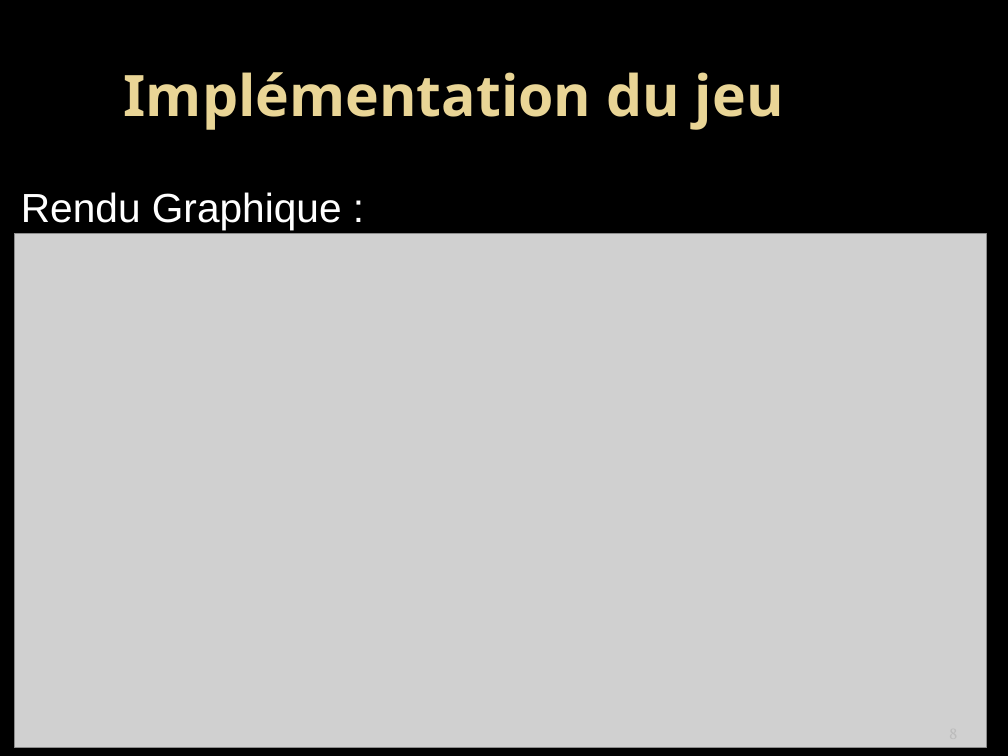
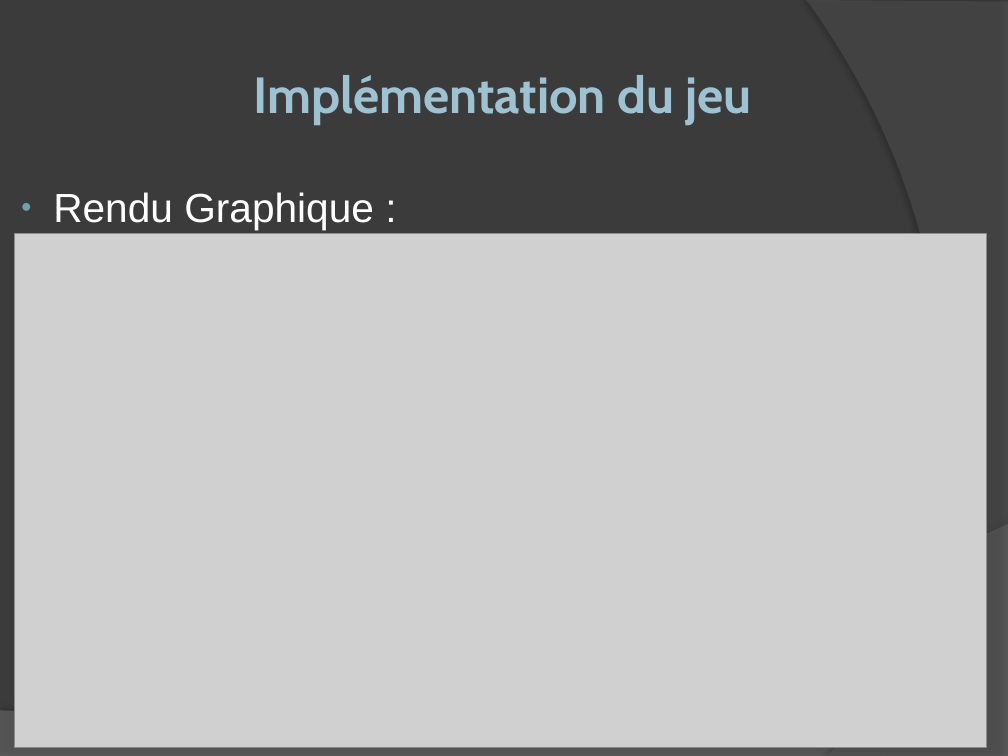
Before and after one commit to romaincarlsen/EtudesPratiques, a slide deck: slide 8 of Diapo Soutenance.pptx. Drawn at 1008x756 pixels with LibreOffice and Linux fonts; fonts in the diff are those of the drawing; grey boxes stand for pictures; background and template pictures are left out. Boxes give left, top, right and bottom in pixels: in the first picture for what was removed or moved away, otherwise in the second. Text is boxed around its words. In the diff, an @@ line names an element or a change of style, - is before the commit and + after.

```diff
--- a/Diapo Soutenance.pptx
+++ b/Diapo Soutenance.pptx
@@ background picture (left out) to #3B3B3B @@
@@ freeform shape added at [807,0,1008,756], fill #5E5E5E at 40% opacity @@
@@ text "Implémentation du jeu" at [254,75,752,125]: size 45 to 40 pt, font Noto Sans to Cabin, text colour gradient #EAD696 to #E7D081 to gradient #9FC3D1 to #8BB9CA @@
@@ text "Rendu Graphique :" at [53,192,374,230]: bullet none to ● @@
@@ freeform shape added at [0,524,1008,756], fill #7F7F7F at 45% opacity @@
@@ page number: place and size @@
-page number at [949,747,957,748]
+page number at [975,747,983,749]
@@ page number at [975,747,983,749]: size 13 to 11 pt, font Vollkorn to Arial, text colour #BDBDBD to #9D9B9A @@
```
Also in this commit, not shown: 11 other slides changed, 2 other files.
